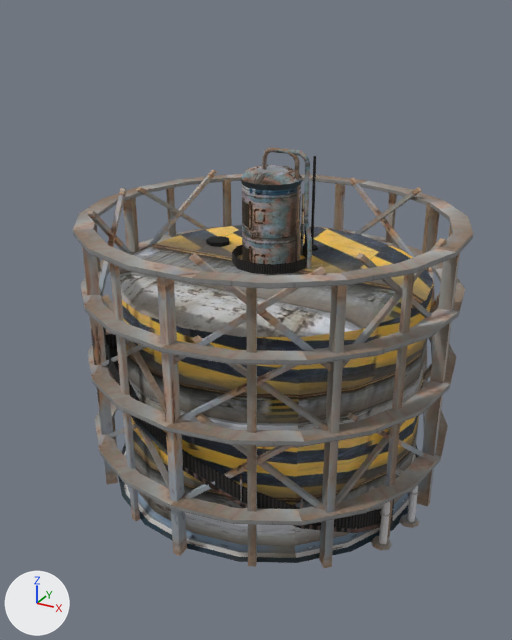
Before and after pictures for a commit that changed the glTF model FREEMODELS/curated/port_towers.glb.
The view is the same before and after, from a 50 mm lens placed at (1.81, -3.49, 2.7), pointed at (-0.02, -0.15, 1.03). Lighting does not change. The marker at lower left points along +X, +Y and +Z. The older version comes first. Where no turn or scale is listed for an object, it has been applied to the vertices.

Script lines for the objects in view, before the commit:
```python
ob_tower_tank_1 = bpy.data.objects.new('tower_tank_1', me_tower_tank_1)
ob_tower_tank_1.location = (0.0, 0.0, 0.0)
ob_tower_tank_2 = bpy.data.objects.new('tower_tank_2', me_tower_tank_2)
ob_tower_tank_2.location = (0.0, 0.0, 0.0)
ob_tower_tank_4 = bpy.data.objects.new('tower_tank_4', me_tower_tank_4)
ob_tower_tank_4.location = (0.0, 0.0, 0.0)
ob_tower_tank_5 = bpy.data.objects.new('tower_tank_5', me_tower_tank_5)
ob_tower_tank_5.location = (0.0, 0.0, 0.0)
```
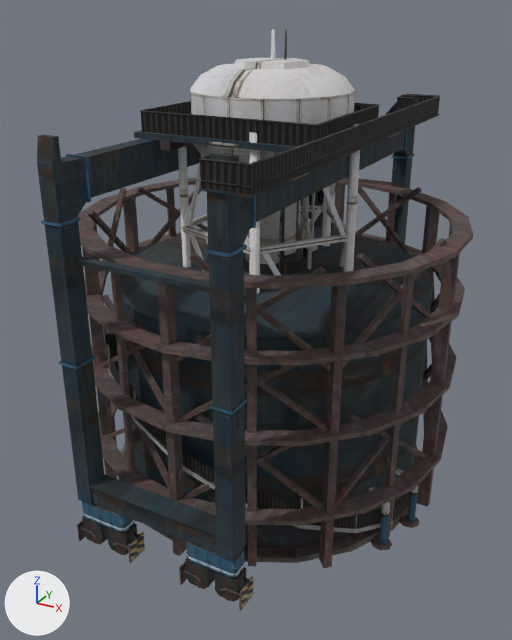
The change, as a diff of the scene's bpy script:
```diff
--- a/FREEMODELS/curated/port_towers.glb.py
+++ b/FREEMODELS/curated/port_towers.glb.py
@@ mat_industrial_walls_flr_1 @@
 mat_industrial_walls_flr_1 = principled_material('Industrial_Walls_FLR_1')
-mat_industrial_walls_flr_1.texture = img_image_0
+mat_industrial_walls_flr_1.texture = img_image_3
 mat_industrial_walls_flr_1.roughness = 0.9
@@ mat_industrial_walls_flr_2 @@
 mat_industrial_walls_flr_2 = principled_material('Industrial_Walls_FLR_2')
-mat_industrial_walls_flr_2.texture = img_image_2
+mat_industrial_walls_flr_2.texture = img_image_0
 mat_industrial_walls_flr_2.roughness = 0.9
@@ me_tower_water @@
+me_tower_water.from_pydata(...)  # 384 vertices, 586 faces; spans x -0.52..0.52, y -0.52..0.52, z 0.0..2.6
+me_tower_water.materials.append(mat_industrial_trim_flr_1)  # picture img_image_2
@@ me_tower_radio @@
+me_tower_radio.from_pydata(...)  # 1382 vertices, 1894 faces; spans x -0.25..0.25, y -0.23..0.23, z 0.0..2.6
+me_tower_radio.materials.append(mat_industrial_walls_flr_2)  # picture img_image_0
@@ me_tower_crane @@
+me_tower_crane.from_pydata(...)  # 1620 vertices, 2534 faces; spans x -0.56..0.56, y -1.25..1.25, z 0.0..2.22
+# faces by material slot: [2414, 120]
+me_tower_crane.materials.append(mat_industrial_walls_flr_2)  # picture img_image_0
+me_tower_crane.materials.append(mat_industrial_maskedstuff_1)  # picture img_image_1
@@ ob_tower_water @@
+ob_tower_water = bpy.data.objects.new('tower_water', me_tower_water)
+ob_tower_water.location = (0.0, 0.0, 0.0)
@@ ob_tower_radio @@
+ob_tower_radio = bpy.data.objects.new('tower_radio', me_tower_radio)
+ob_tower_radio.location = (0.0, 0.0, 0.0)
@@ ob_tower_crane @@
+ob_tower_crane = bpy.data.objects.new('tower_crane', me_tower_crane)
+ob_tower_crane.location = (0.0, 0.0, 0.0)
```

Location of each change, [x1, y1, x2, y2] in pixels of the pictures (512 x 640 px):
'tower_tank_2', surface changed (darker): [78, 178, 473, 568] in both
'tower_crane', added: after [37, 94, 440, 611]
    faces in mat_industrial_walls_flr_2 (picture img_image_0): [37, 94, 440, 611]
    faces in mat_industrial_maskedstuff_1 (picture img_image_1): [141, 96, 440, 229]
'tower_water', added: after [178, 29, 360, 294]
'tower_tank_4', surface changed: [243, 196, 312, 275] in both
'tower_tank_1', surface changed: [103, 199, 419, 563] in both
'tower_tank_5', surface changed: [296, 201, 301, 261] in both
'tower_radio', added (mostly hidden): after [244, 29, 303, 264]
